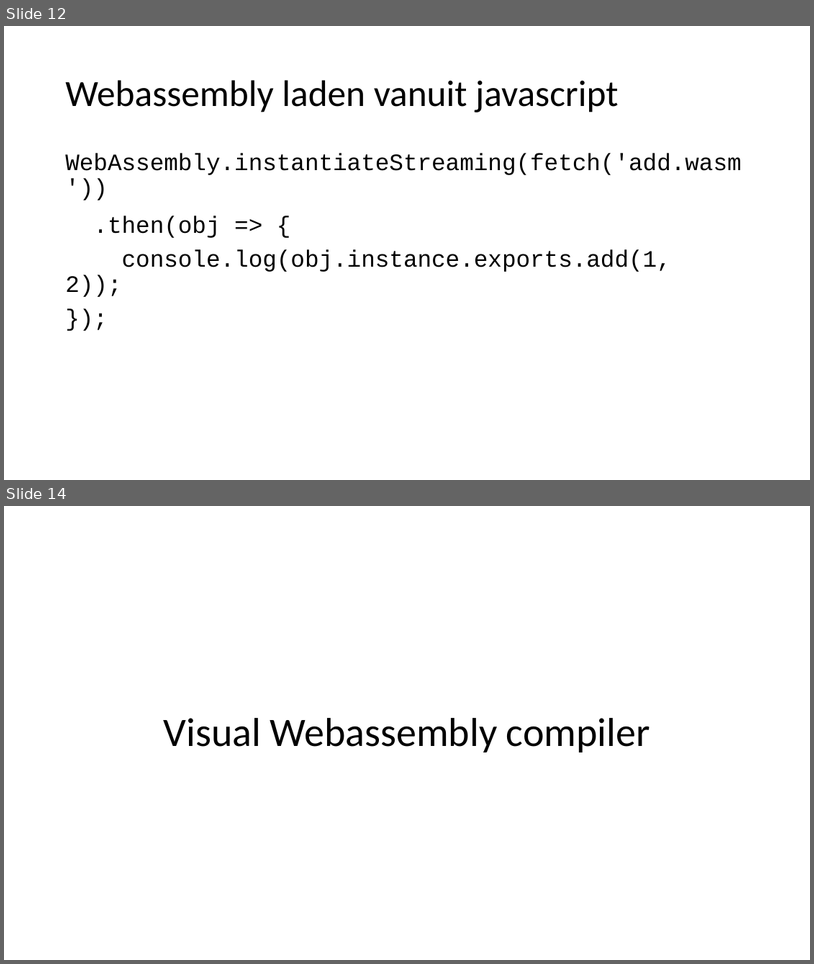
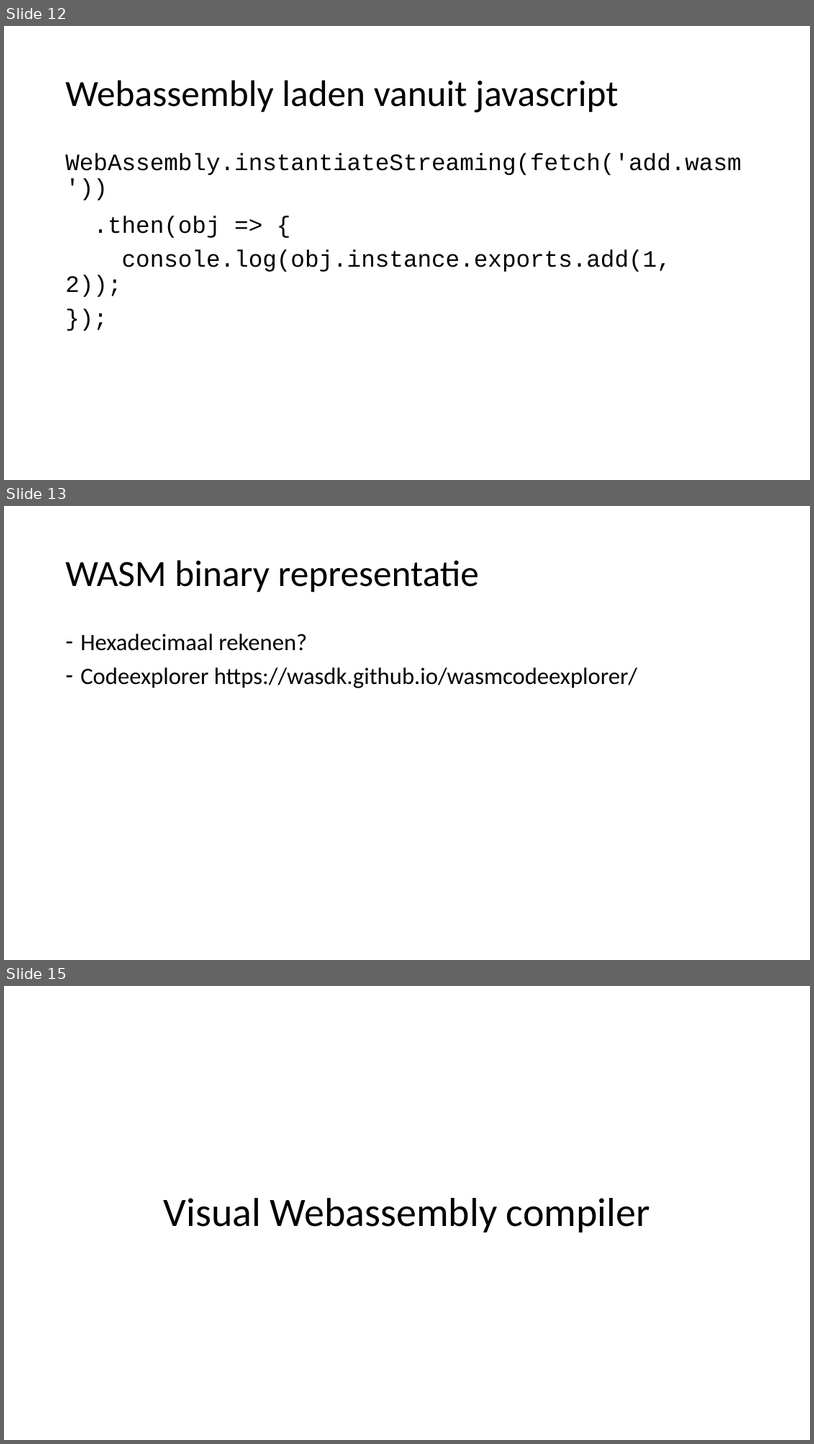
Before and after one commit to devhelpr/dotnedsaturday, a slide deck: powerpoint/DotNedSaturday-Visual Webassembly compiler.pptx. Shown one above the other, each under a label of ours: slides 12 and 14 before the commit, slides 12, 13 and 15 after it; the slides between them are not shown. The pictures are 814x964 and 814x1444 pixels, drawn with LibreOffice and Linux fonts; fonts in the diff are those of the drawing. Boxes give left, top, right and bottom in pixels: in the first picture for what was removed or moved away, otherwise in the second. Text is boxed around its words. In the diff, an @@ line names an element or a change of style, - is before the commit and + after.

```diff
--- a/powerpoint/DotNedSaturday-Visual Webassembly compiler.pptx
+++ b/powerpoint/DotNedSaturday-Visual Webassembly compiler.pptx
@@ slide 13 added at (4, 506, 810, 960), background #FFFFFF @@
@@ title added at (65, 560, 479, 592), 44 pt, text #000000 @@
+WASM binary representatie
@@ text added at (80, 633, 638, 688), 28 pt, text #000000 @@
+– Hexadecimaal rekenen?
+– Codeexplorer https://wasdk.github.io/wasmcodeexplorer/
@@ what was slide 14 is now slide 15 @@
```
Also in this commit, not shown: 6 slides changed.
